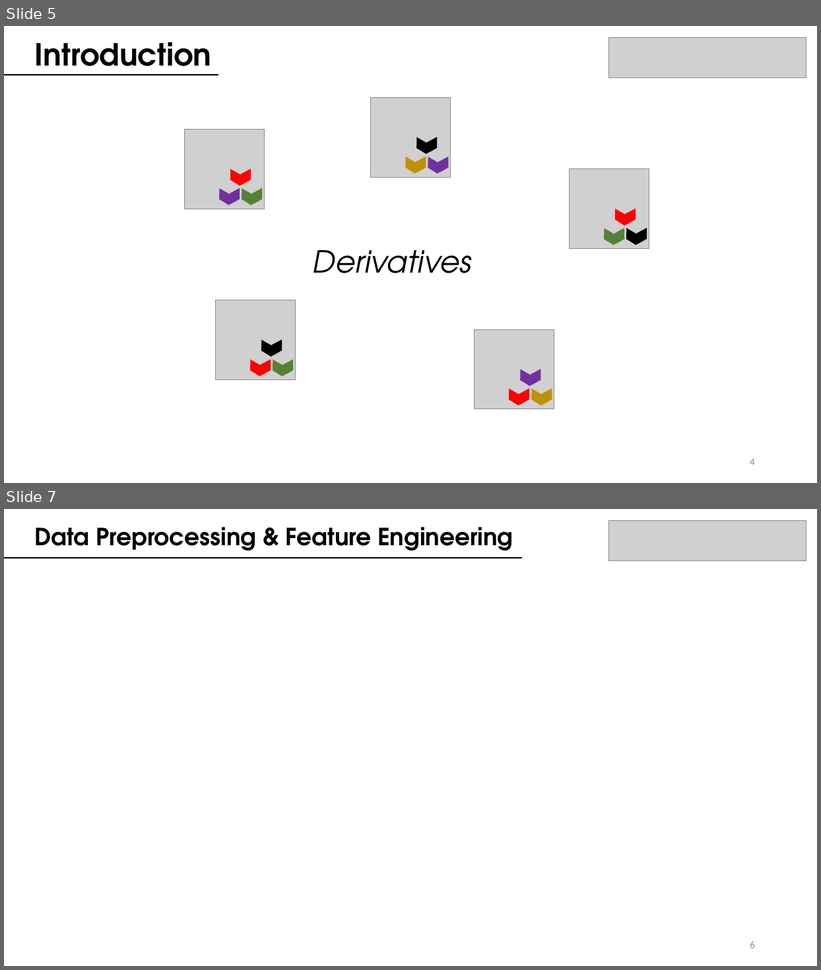
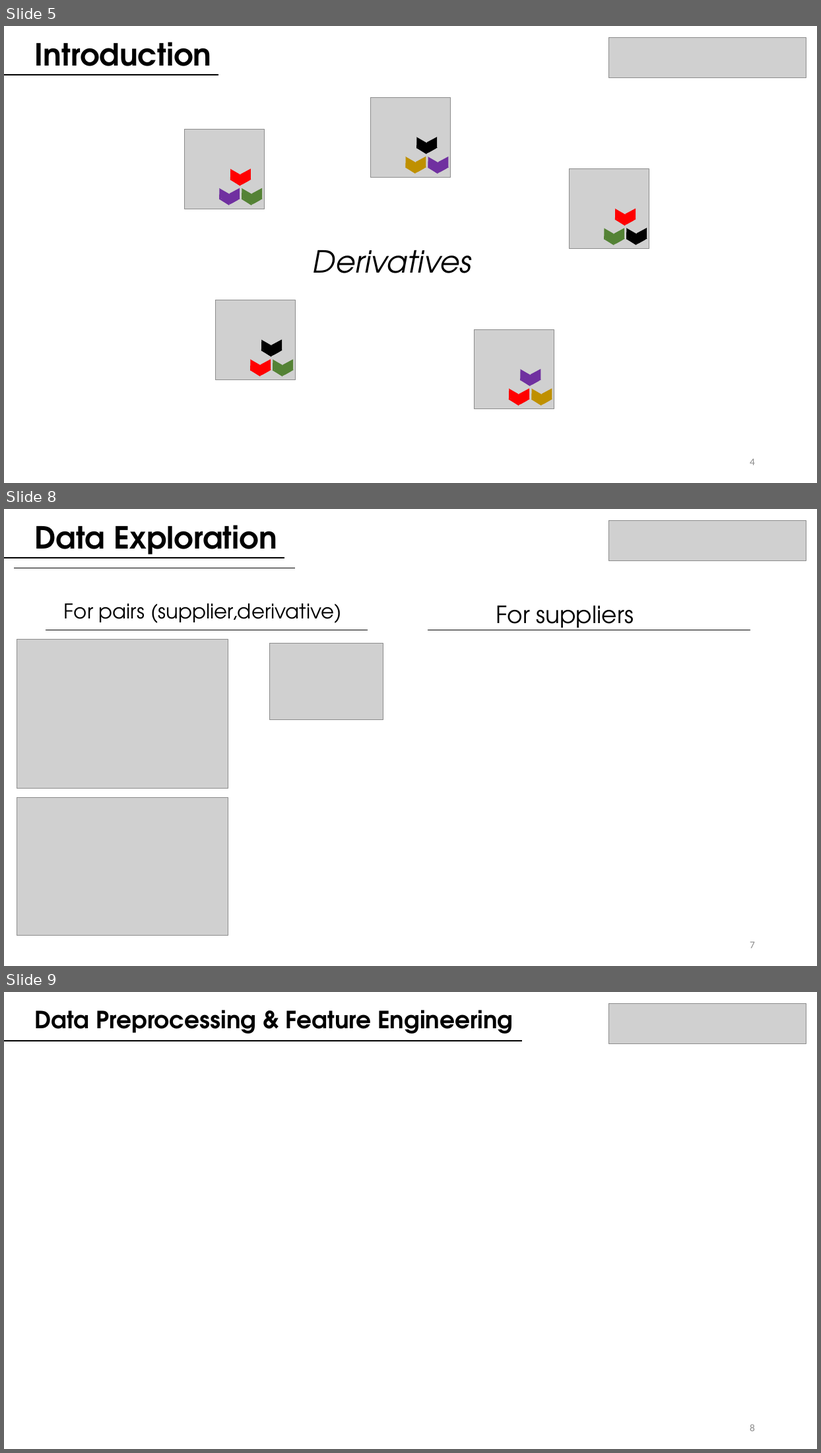
Before and after one commit to juanbeta98/DataScienceStudyCase, a slide deck: BMW ML Case Study.pptx. Shown one above the other, each under a label of ours: slides 5 and 7 before the commit, slides 5, 8 and 9 after it; the slides between them are not shown. The pictures are 821x970 and 821x1453 pixels, drawn with LibreOffice and Linux fonts; fonts in the diff are those of the drawing; grey boxes stand for pictures. Boxes give left, top, right and bottom in pixels: in the first picture for what was removed or moved away, otherwise in the second. Text is boxed around its words. In the diff, an @@ line names an element or a change of style, - is before the commit and + after.

```diff
--- a/BMW ML Case Study.pptx
+++ b/BMW ML Case Study.pptx
@@ slide 8 added at <box>4,509,817,966</box>, background #FFFFFF @@
@@ text added at <box>35,525,277,559</box>, 36 pt, text #000000, bold @@
+Data Exploration
@@ picture added at <box>609,521,806,561</box> @@
@@ line added from (4, 557) to (284, 557), #000000 0.5 pt @@
@@ line added from (4, 559) to (284, 559), #000000 0.5 pt @@
@@ line added from (15, 568) to (295, 568), #000000 0.5 pt @@
@@ text added at <box>64,603,342,623</box>, 24 pt, text #000000 @@
+For pairs (supplier,derivative)
@@ text added at <box>496,605,634,630</box>, 28 pt, text #000000 @@
+For suppliers
@@ picture added at <box>17,640,228,788</box> @@
@@ line added from (46, 630) to (368, 630), #000000 0.5 pt @@
@@ picture added at <box>270,644,384,720</box> @@
@@ line added from (428, 630) to (750, 630), #000000 0.5 pt @@
@@ picture added at <box>17,797,228,936</box> @@
@@ page number added at <box>750,942,755,949</box>, 12 pt, text #8C8C8C @@
+7
@@ what was slide 7 is now slide 9 @@
@@ page number at <box>750,1424,755,1432</box>: text changed @@
-6
+8
```
Also in this commit, not shown: 2 slides changed, 2 other slides added, 1 slide removed, 5 other files.
